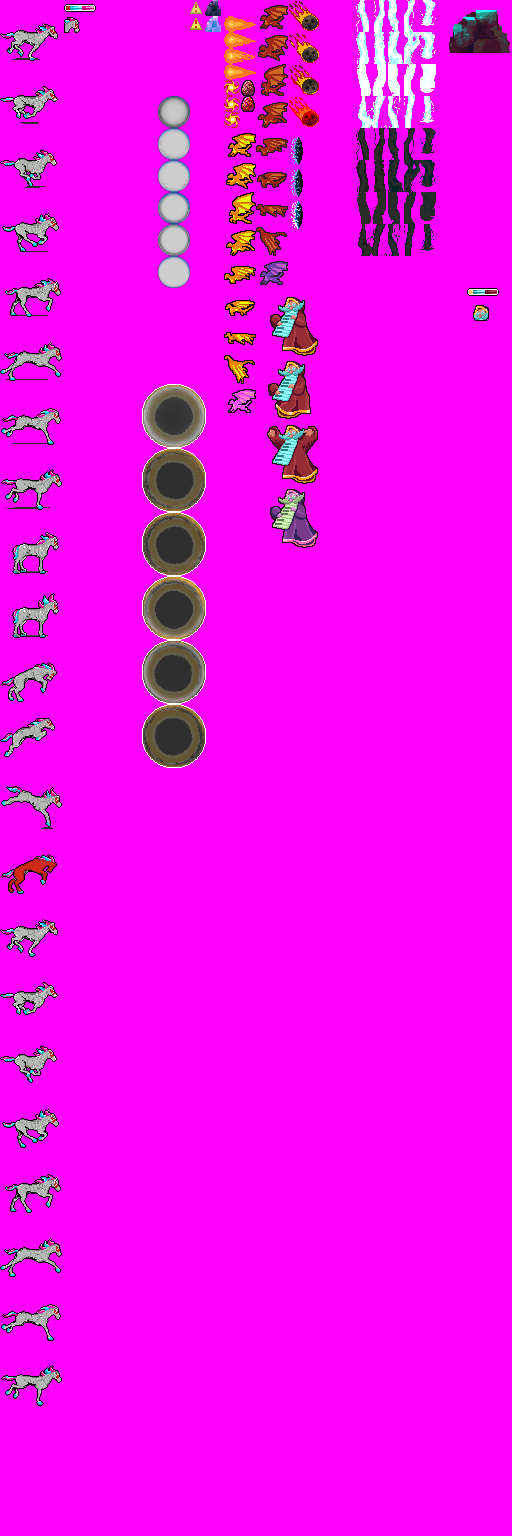
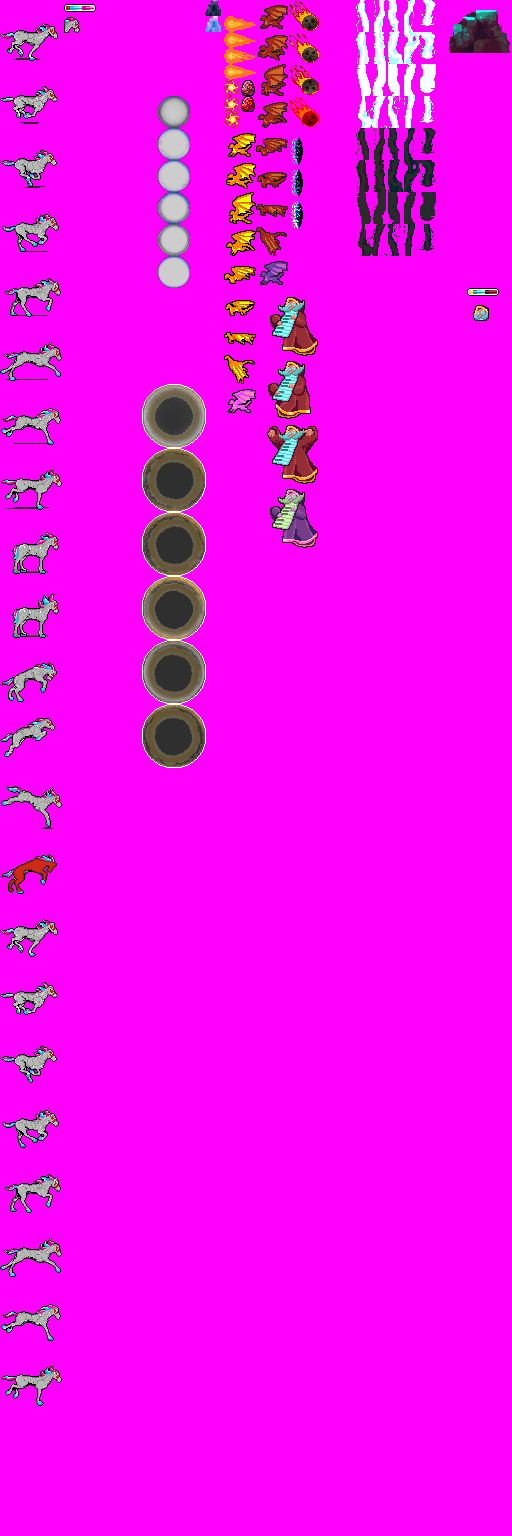
Layer changes from the first (512, 1536) image to the second:
renamed "wizard_warning" to "_wizard_warning", hid it, moved it above "wizard_lightning1" over <box>190,2,202,30</box>
